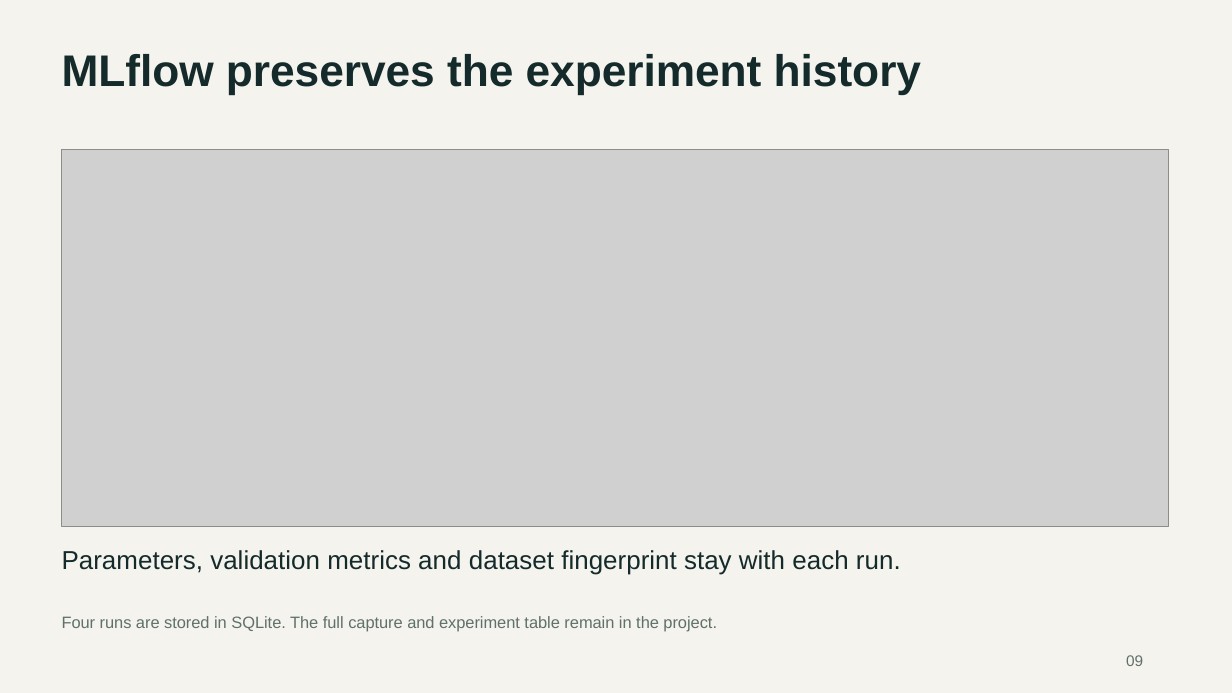
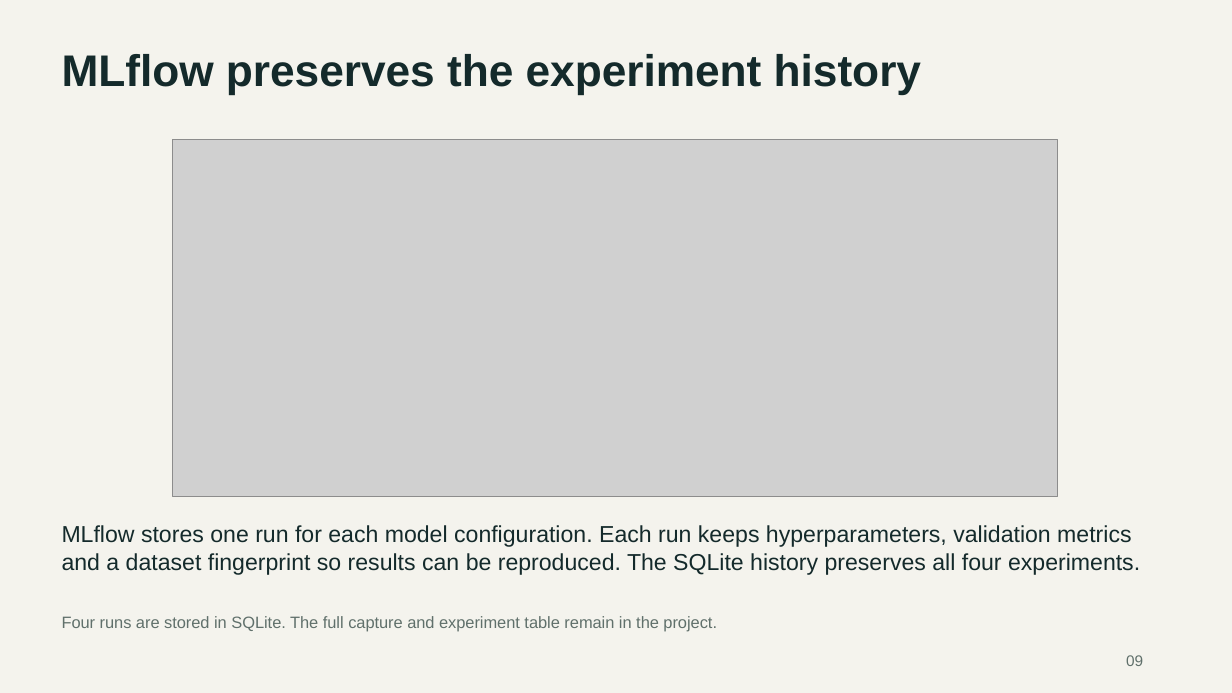
Before and after one commit to Puneet-gulia/loan-approval-mlops, a slide deck: slide 9 of docs/Loan_Approval_Presentation.pptx. Drawn at 1232x693 pixels with LibreOffice and Linux fonts; fonts in the diff are those of the drawing; grey boxes stand for pictures. Boxes give left, top, right and bottom in pixels: in the first picture for what was removed or moved away, otherwise in the second. Text is boxed around its words. In the diff, an @@ line names an element or a change of style, - is before the commit and + after.

```diff
--- a/docs/Loan_Approval_Presentation.pptx
+++ b/docs/Loan_Approval_Presentation.pptx
@@ picture: place and size @@
-picture at bbox=[62, 149, 1169, 526]
+picture at bbox=[172, 140, 1057, 496]
@@ text at bbox=[62, 525, 1140, 575]: text changed; size 20.2 to 18 pt @@
-Parameters, validation metrics and dataset fingerprint stay with each run.
+MLflow stores one run for each model configuration. Each run keeps hyperparameters, validation metrics and a dataset fingerprint so results can be reproduced. The SQLite history preserves all four experiments.
```
Also in this commit, not shown: 11 other slides changed, 3 other files.
